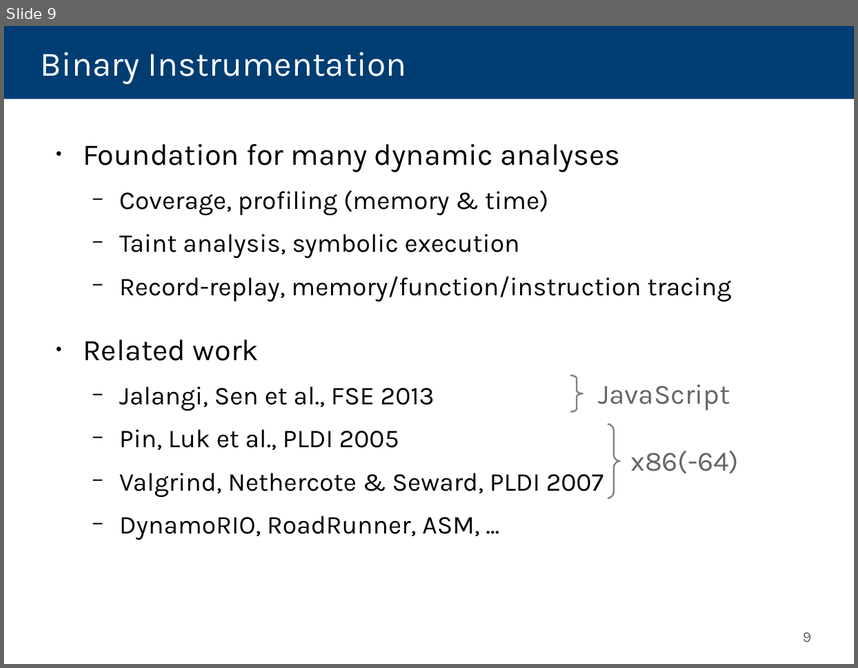
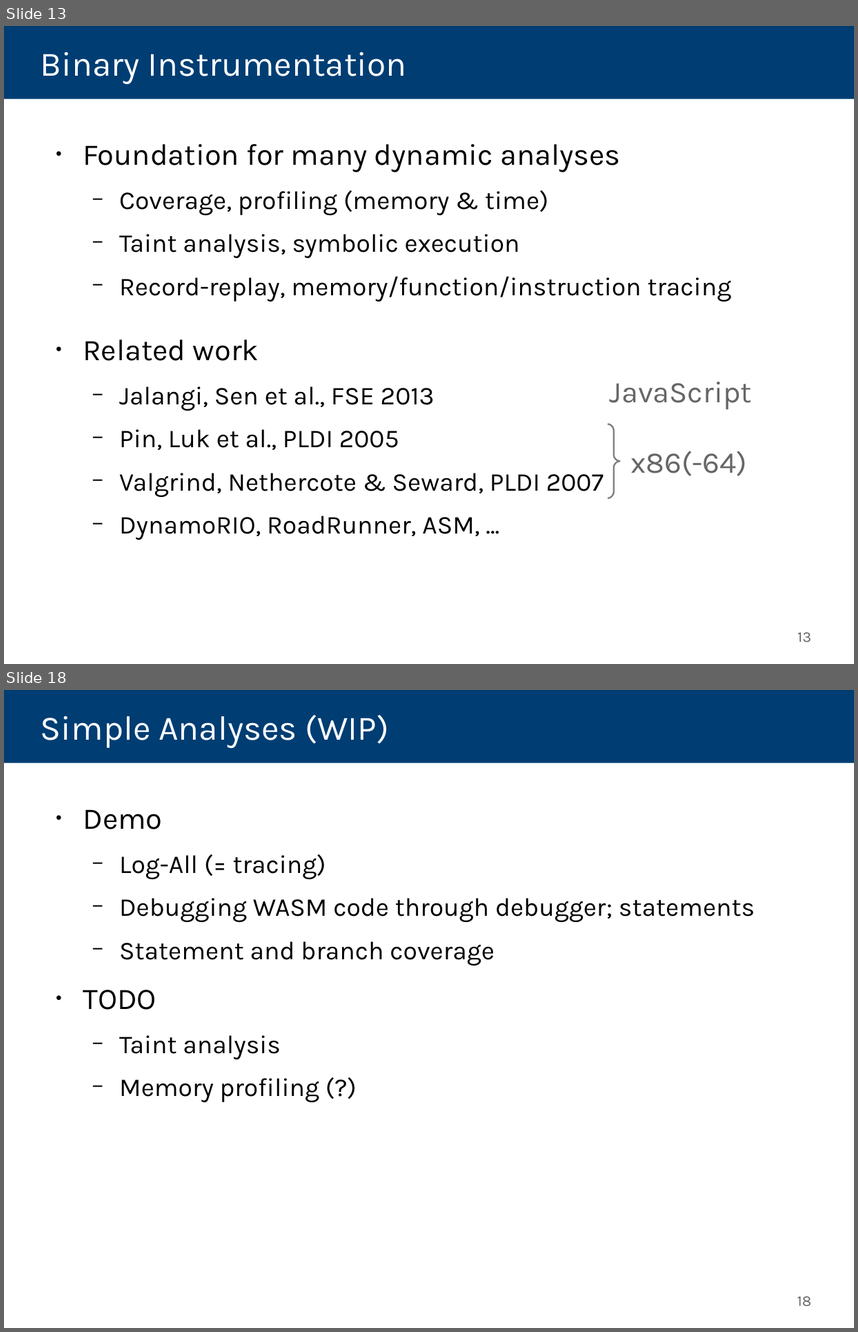
Before and after one commit to danleh/wasabi, a slide deck: 2018-04-11 Presentation/own-work.odp. Shown one above the other, each under a label of ours: slide 9 before the commit, slides 13 and 18 after it; the slides between them are not shown. The pictures are 858x668 and 858x1332 pixels, drawn with LibreOffice and Linux fonts; fonts in the diff are those of the drawing. Boxes give left, top, right and bottom in pixels: in the first picture for what was removed or moved away, otherwise in the second. Text is boxed around its words. In the diff, an @@ line names an element or a change of style, - is before the commit and + after.

Commit message:
wasm part of presentation finished, TODO: BI and A part

```diff
--- a/2018-04-11 Presentation/own-work.odp
+++ b/2018-04-11 Presentation/own-work.odp
@@ slide 18 added at [4,690,854,1328], background #FFFFFF @@
@@ title added at [4,690,854,762], fill #003D73, 32 pt, text #FFFFFF @@
+Simple Analyses (WIP)
@@ text added at [83,809,755,1102], 24 pt, text #000000 @@
+● Demo
+  − Log-All (= tracing)
+  − Debugging WASM code through debugger; statements
+  − Statement and branch coverage
+● TODO
+  − Taint analysis
+  − Memory profiling (?)
@@ page number added at [797,1296,812,1305], 14 pt, text #666666 @@
+18
@@ what was slide 9 is now slide 13 @@
@@ slide 13 changed as well @@
@@ freeform shape removed at [571,375,584,412] @@
@@ text "JavaScript" at [610,381,752,409]: size 26 to 28 pt @@
@@ text "JavaScript": place and size @@
-text "JavaScript" at [598,384,731,410]
+text "JavaScript" at [610,381,752,409]
@@ text "x86(-64)" at [631,450,747,476]: size 26 to 28 pt @@
@@ page number at [797,632,811,641]: text changed @@
-9
+13
```
Also in this commit, not shown: 3 other slides changed, 13 other slides added, 4 slides removed, 2 other files.
